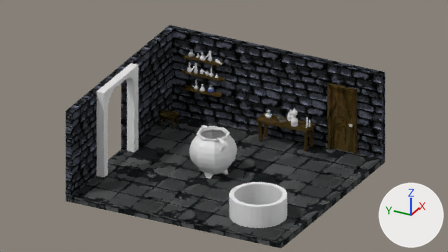
An edit to the Blender file graphics/Levels/Level-2.blend, drawn before and after from the same camera.
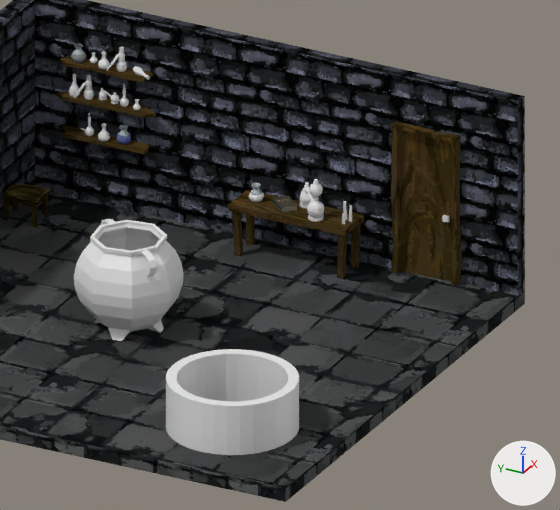
Each version is shown from the file's camera 'Camera.001', then close up on the part from 35% to 89% of the width and 12% to 100% of the height. Every picture has the same lights, and +X, +Y and +Z are marked at lower right. The first two pictures are the older version.

Objects in the first close-up: 'Cauldron', 'Door', 'Door-Frame', 'Flask_Set1', 'Layout', 'Shelf', 'Shelf.001', 'Shelf.002', 'Stool', 'Table', 'Well' and 18 more.
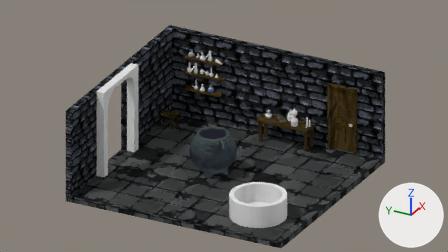
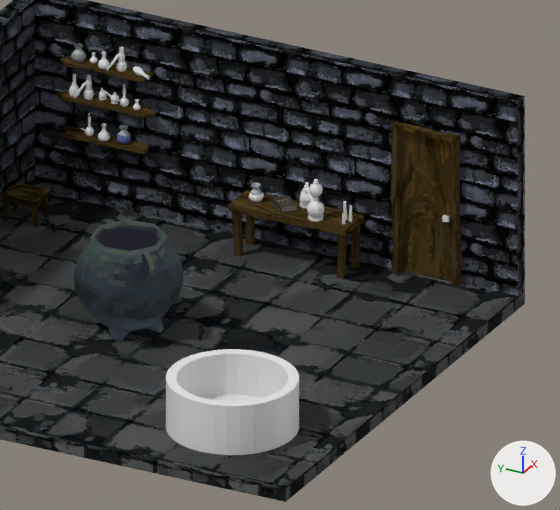
Commit message: SENYA STEPCHENKOV LEVEL 1

Edits to the bpy script that builds the scene:
```text
Add img_cauldron_text:
    img_cauldron_text = load_image('Cauldron_Text', '_unpacked/Cauldron_Text.png', 64, 64, 'sRGB')
Add mat_cauldron_text:
    mat_cauldron_text = bpy.data.materials.new('Cauldron_Text')
    mat_cauldron_text.use_nodes = True; mat_cauldron_text.node_tree.nodes.clear()
    _N = mat_cauldron_text.node_tree.nodes; _L = mat_cauldron_text.node_tree.links
    n0 = _N.new('ShaderNodeOutputMaterial'); n0.name = 'Material Output'
    n1 = _N.new('ShaderNodeTexImage'); n1.name = 'Image Texture'
    n1.image = img_cauldron_text
    n1.interpolation = 'Closest'
    _L.new(n1.outputs[0], n0.inputs[0])  # 'Color' to 'Surface'
Change me_cylinder:
    used by ob_well; location = (0.82, -8.46, 0.0); scale = (1.3, 1.3, 1.04)
    remove me_cylinder.from_pydata(...)  # 128 vertices, 128 faces; spans x -1.0..1.0, y -1.0..1.0, z -0.02..1.0
    add me_cylinder.from_pydata(...)  # 128 vertices, 97 faces; spans x -1.0..1.0, y -1.0..1.0, z -0.02..1.0
    me_cylinder part 1
    32 vertices are removed from x -0.84..0.84, y -0.84..0.84, z -0.02
    64 faces are deleted
    32 new vertices lie (0.0, 0.0, -0.84) away from vertices in x -0.84..0.84, y -0.84..0.84, z 1.0
    33 new faces join them
Change me_circle:
    where me_circle.from_pydata(...)  # 288 vertices, 291 faces; spans x -0.67..0.67, y -0.6..0.6, z 0.006..1.179
    add me_circle.materials.append(mat_cauldron_text)
```

Changed parts and their boxes (x1, y1, x2, y2) in the close-ups (560 x 510 px):
'Cauldron', recoloured (darker): (74, 219, 184, 341) in both
part 1 of me_cylinder, built on: (177, 354, 288, 401) in both
